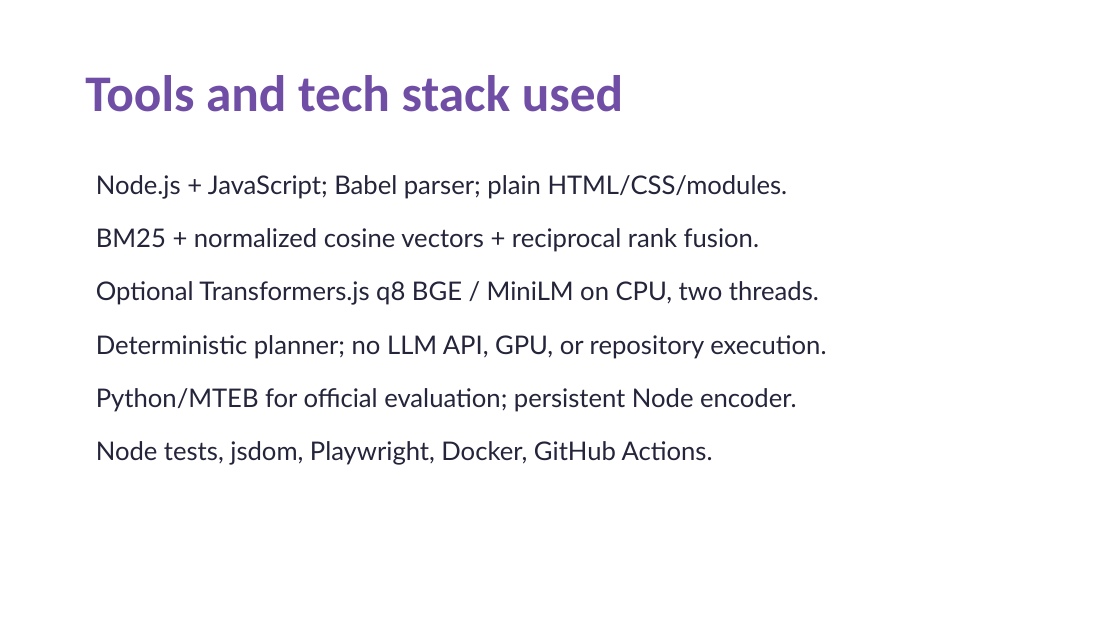
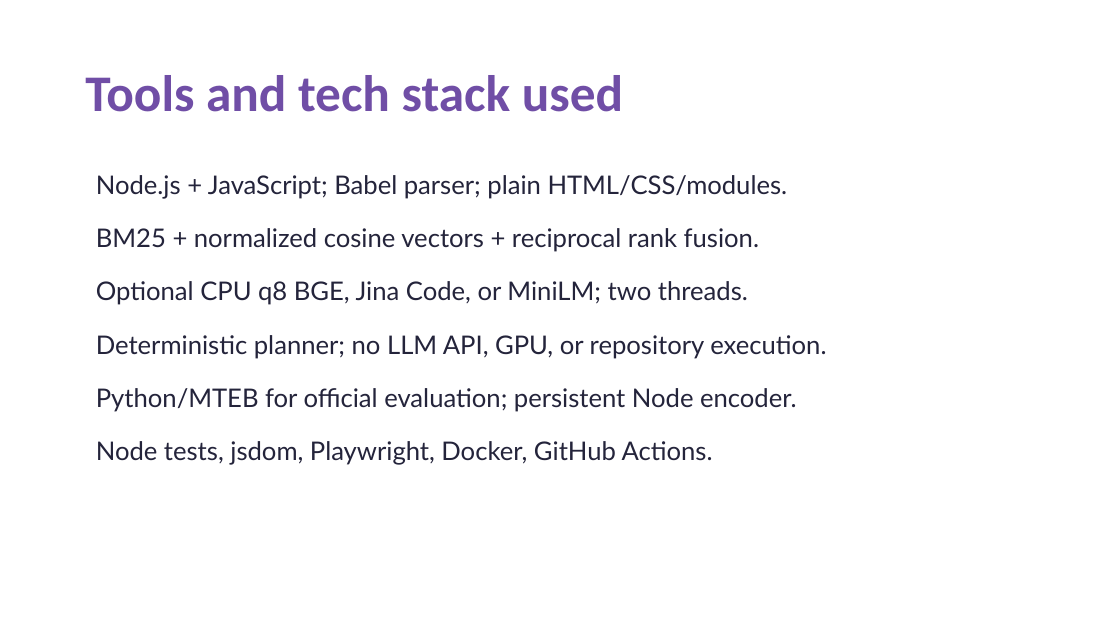
Before and after one commit to AdvayV/AgenticIntelligence, a slide deck: slide 6 of docs/CodeStrata-Submission-Draft.pptx. Drawn at 1120x630 pixels with LibreOffice and Linux fonts; fonts in the diff are those of the drawing. Boxes give left, top, right and bottom in pixels: in the first picture for what was removed or moved away, otherwise in the second. Text is boxed around its words. In the diff, an @@ line names an element or a change of style, - is before the commit and + after.

```diff
--- a/docs/CodeStrata-Submission-Draft.pptx
+++ b/docs/CodeStrata-Submission-Draft.pptx
@@ text at <box>96,281,748,305</box>: text changed @@
-Optional Transformers.js q8 BGE / MiniLM on CPU, two threads.
+Optional CPU q8 BGE, Jina Code, or MiniLM; two threads.
```
Also in this commit, not shown: 2 other slides changed, 15 other files.
